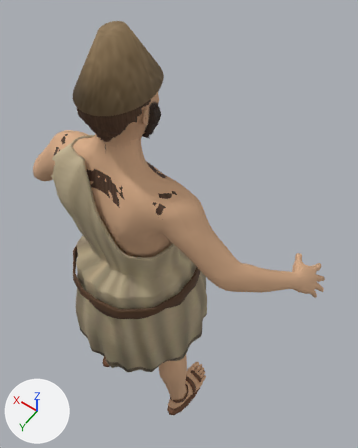
Before and after pictures for a commit that changed the glTF model modelos/personaje_obrero.glb.
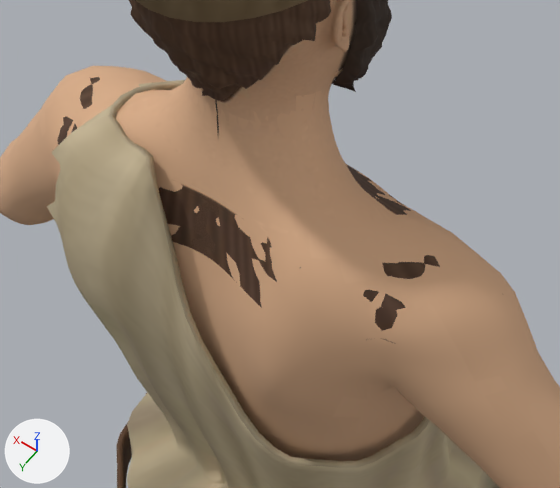
Old and new are each drawn whole from a camera (50 mm lens) standing at (-0.633, 0.657, 2.273) and looking at (-0.03, -0.187, 0.947) and again close up on the part from 10% to 60% of the width and 24% to 59% of the height. The axes (+X, +Y, +Z) are drawn at lower left. The lights are the same throughout. The first two pictures are the older version. Vertices at exactly the same position are counted once.

Before the edit, the objects in view are built like this:
```python
me_exomis = bpy.data.meshes.new('exomis')
me_exomis.from_pydata(...)  # 5904 vertices, 11808 faces; spans x -0.233..0.236, y -0.24..0.24, z 0.567..1.429
me_exomis.materials.append(mat_exomis)  # picture img_exomis
me_obrero_barba = bpy.data.meshes.new('obrero_barba')
me_obrero_barba.from_pydata(...)  # 1963 vertices, 3364 faces; spans x -0.0744..0.0745, y -0.118..-0.01, z 1.4604..1.5638
me_obrero_barba.materials.append(mat_obrero_barba)  # picture img_obrero_barba
me_obrero_cabeza = bpy.data.meshes.new('obrero_cabeza')
me_obrero_cabeza.from_pydata(...)  # 18291 vertices, 36464 faces; spans x -0.232..0.232, y -0.118..0.122, z 1.358..1.678
me_obrero_cabeza.materials.append(mat_obrero_cara)  # picture img_obrero_cara
ob_exomis = bpy.data.objects.new('exomis', me_exomis)
ob_exomis.location = (0.0, 0.0, 0.0)
ob_obrero_barba = bpy.data.objects.new('obrero_barba', me_obrero_barba)
ob_obrero_barba.location = (0.0, 0.0, 0.0)
ob_obrero_cabeza = bpy.data.objects.new('obrero_cabeza', me_obrero_cabeza)
ob_obrero_cabeza.location = (0.0, 0.0, 0.0)
# also in view: 'cinturon' at (0.002, 0.0, 0.936); 'obrero_pelo' at (0.0, 0.017, 1.566); 'obrero_cuerpo' at (0.0, -0.083, 0.749); 'pilos' at (0.0, -0.004, 1.672)
```
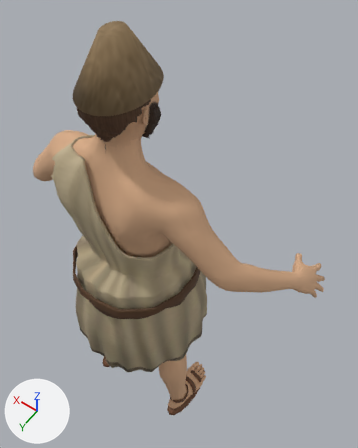
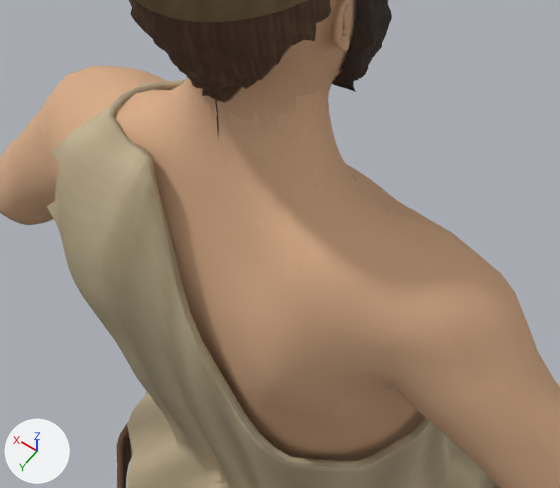
Diff of the bpy script that builds the scene:
```diff
--- a/modelos/personaje_obrero.glb.py
+++ b/modelos/personaje_obrero.glb.py
@@ me_obrero_cabeza @@
 # used by ob_obrero_cabeza; location = (0.0, 0.0, 0.0)
-me_obrero_cabeza.from_pydata(...)  # 18291 vertices, 36464 faces; spans x -0.232..0.232, y -0.118..0.122, z 1.358..1.678
+me_obrero_cabeza.from_pydata(...)  # 17621 vertices, 35128 faces; spans x -0.159..0.159, y -0.118..0.099, z 1.404..1.678
+# me_obrero_cabeza part 1: 670 vertices removed from x -0.232..0.232, y -0.038..0.122, z 1.358..1.406
 me_obrero_cabeza.materials.append(mat_obrero_cara)
```

Changed parts and their boxes [x1, y1, x2, y2] in the close-ups (560 x 488 px):
'obrero_cabeza', reshaped: before [57, 0, 440, 343]; after [128, 0, 391, 268]
part 1 of me_obrero_cabeza, deleted: before [57, 77, 440, 343]
